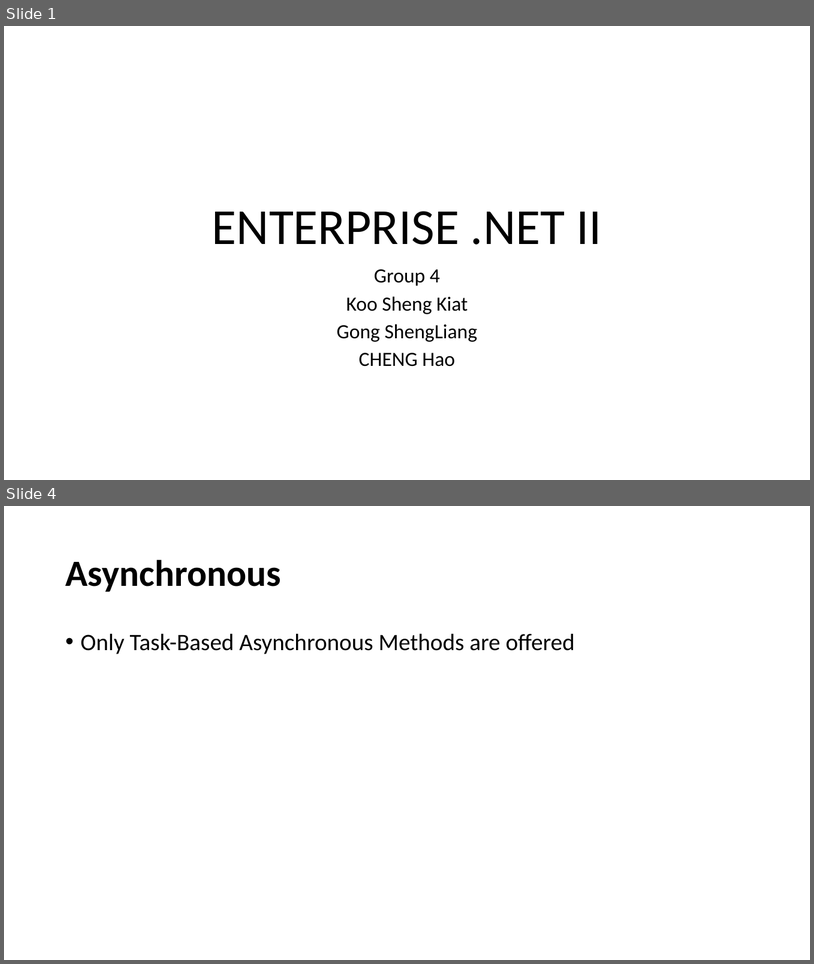
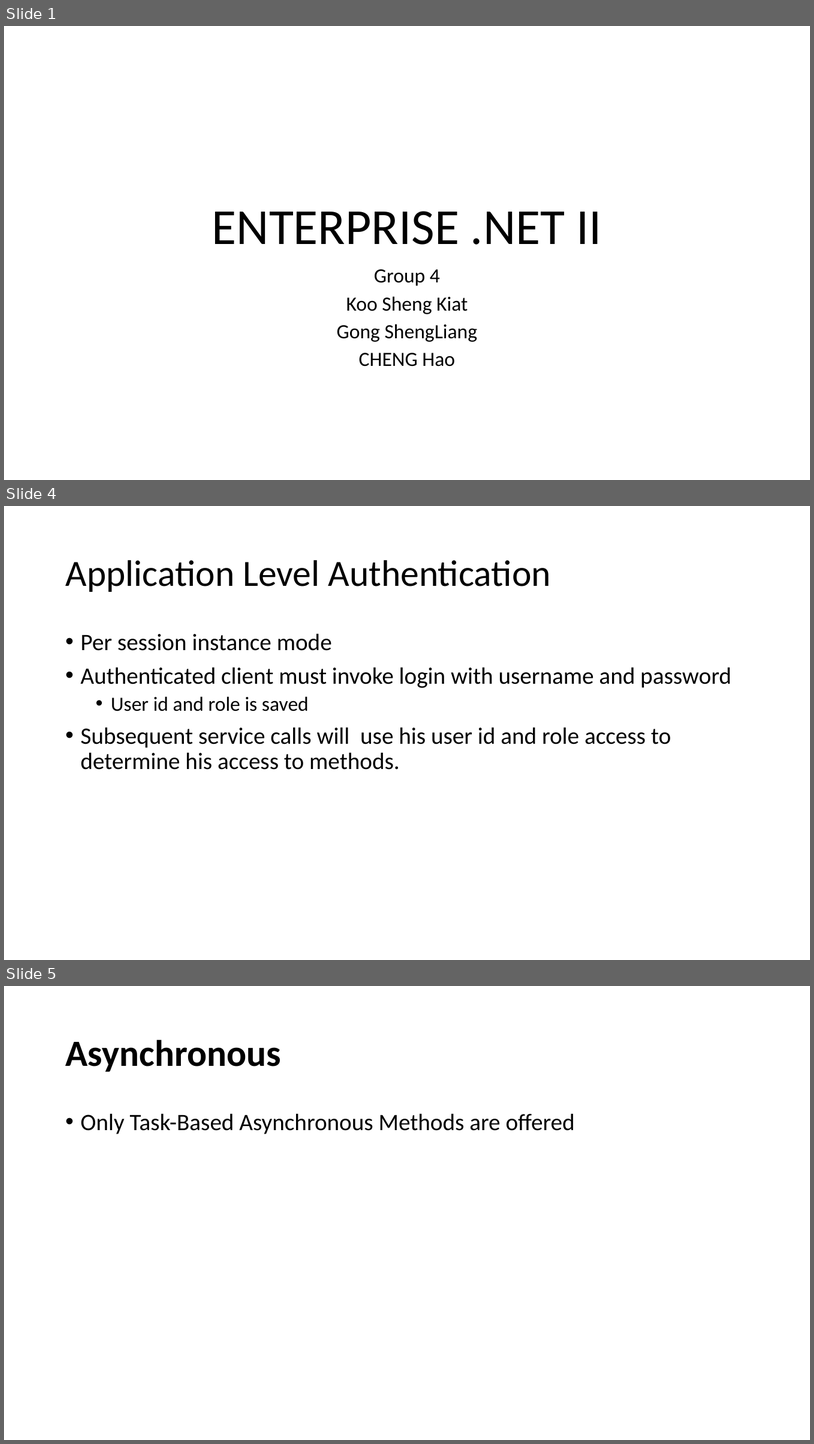
Before and after one commit to shengkiat/.NET, a slide deck: Doc/WCF.pptx. Shown one above the other, each under a label of ours: slides 1 and 4 before the commit, slides 1, 4 and 5 after it; the slides between them are not shown. The pictures are 814x964 and 814x1444 pixels, drawn with LibreOffice and Linux fonts; fonts in the diff are those of the drawing. Boxes give left, top, right and bottom in pixels: in the first picture for what was removed or moved away, otherwise in the second. Text is boxed around its words. In the diff, an @@ line names an element or a change of style, - is before the commit and + after.

```diff
--- a/Doc/WCF.pptx
+++ b/Doc/WCF.pptx
@@ slide 4 added at bbox=[4, 506, 810, 960], background #FFFFFF @@
@@ title added at bbox=[65, 560, 551, 592], 44 pt, text #000000 @@
+Application Level Authentication
@@ text added at bbox=[81, 633, 732, 769], 28 pt, text #000000 @@
+• Per session instance mode
+• Authenticated client must invoke login with username and password
+  • User id and role is saved
+• Subsequent service calls will use his user id and role access to determine his access to methods.
@@ what was slide 4 is now slide 5 @@
```
Also in this commit, not shown: 2 slides changed.
